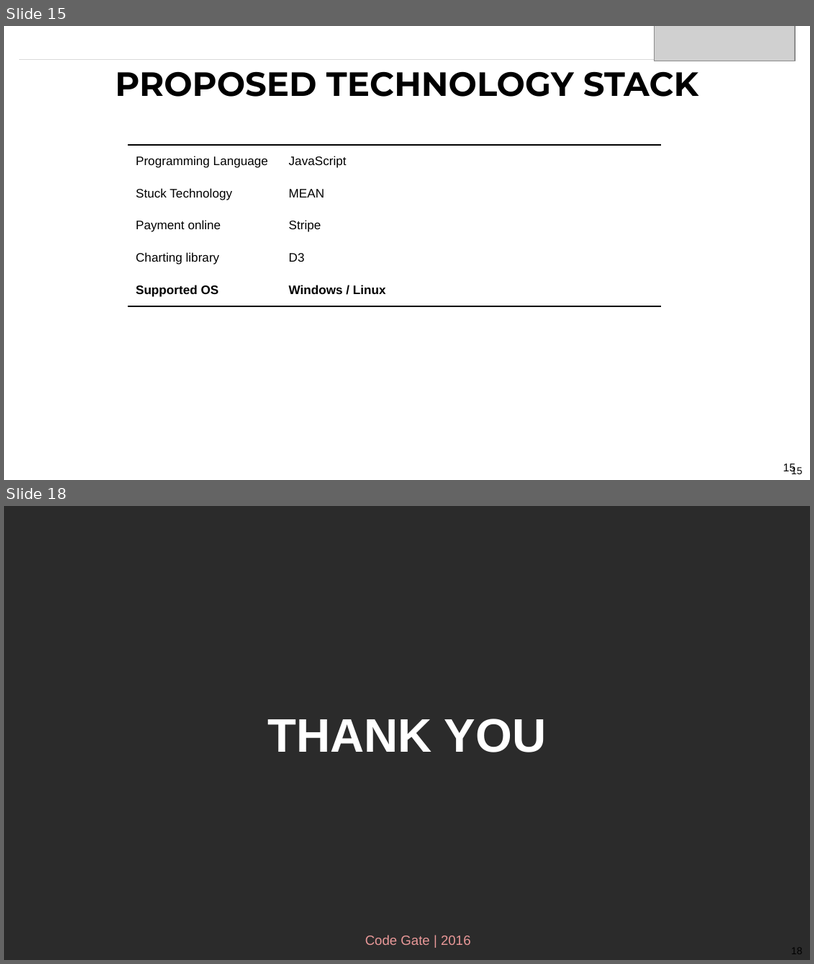
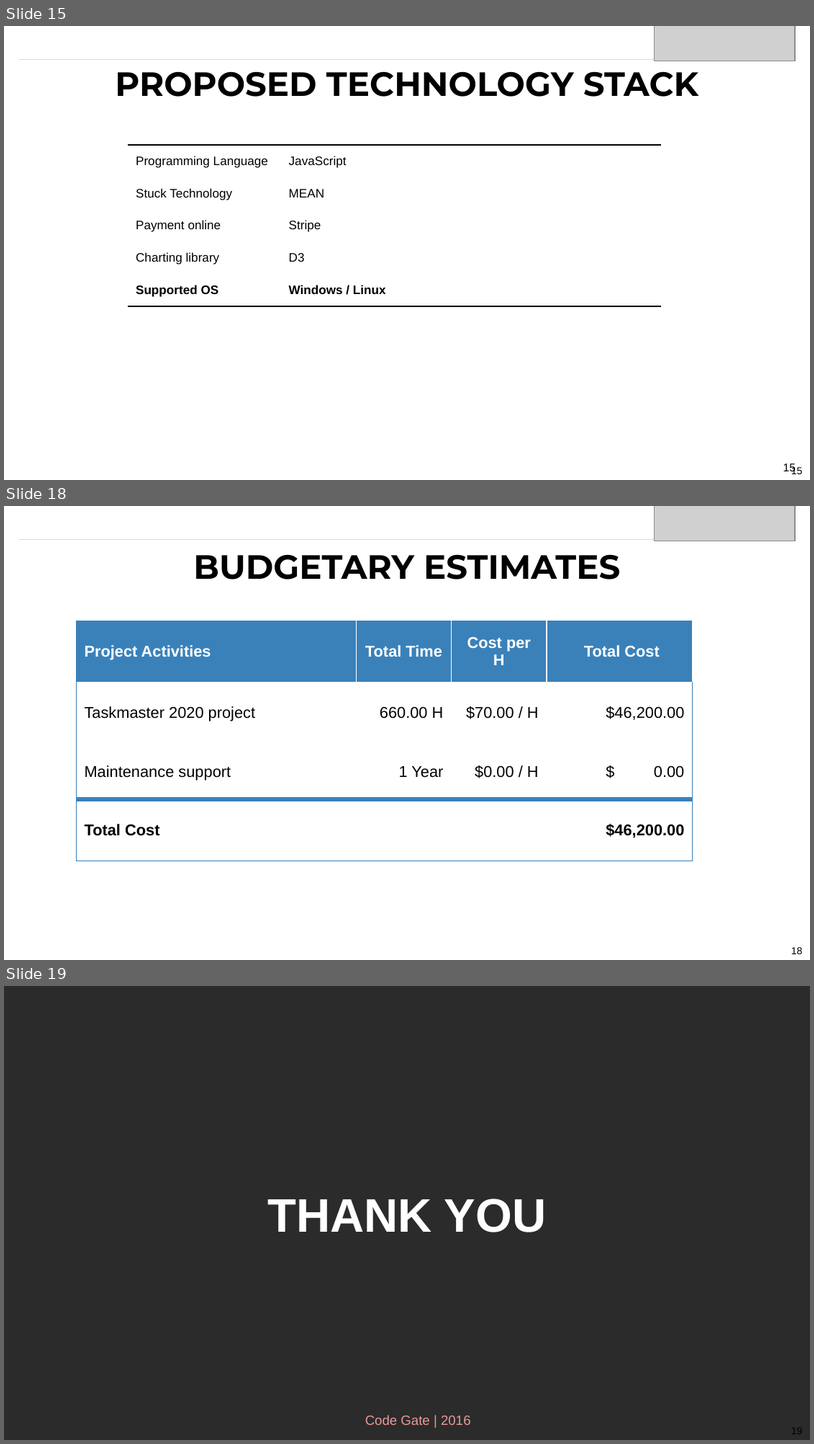
Before and after one commit to eaitbrahim/Taskmaster2020, a slide deck: WorkEstimate/Code Gate Proposal to Eisbrennerpg for Modapts App.pptx. Shown one above the other, each under a label of ours: slides 15 and 18 before the commit, slides 15, 18 and 19 after it; the slides between them are not shown. The pictures are 814x964 and 814x1444 pixels, drawn with LibreOffice and Linux fonts; fonts in the diff are those of the drawing; grey boxes stand for pictures; background and template pictures are left out; a plain dark background stands for a picture behind light text. Boxes give left, top, right and bottom in pixels: in the first picture for what was removed or moved away, otherwise in the second. Text is boxed around its words. In the diff, an @@ line names an element or a change of style, - is before the commit and + after.

Commit message:
Adding budget estimation

```diff
--- a/WorkEstimate/Code Gate Proposal to Eisbrennerpg for Modapts App.pptx
+++ b/WorkEstimate/Code Gate Proposal to Eisbrennerpg for Modapts App.pptx
@@ slide 18 added at [4, 506, 810, 960], background #FFFFFF; not listed: 1 template element that a slide beside it also shows @@
@@ picture added at [655, 506, 796, 541] @@
@@ line added from (19, 540) to (795, 540), #D9D9D9 0.75 pt @@
@@ title added at [193, 554, 620, 579], 30 pt, text #000000, bold @@
+BUDGETARY ESTIMATES
@@ table added at [77, 620, 692, 861], 4 rows, 4 columns @@
+Project Activities | Total Time | Cost per H | Total Cost
+Taskmaster 2020 project | 660.00 H | $70.00 / H | $46,200.00
+Maintenance support | 1 Year | $0.00 / H | $ 0.00
+Total Cost |  |  | $46,200.00
@@ what was slide 18 is now slide 19 @@
```
Also in this commit, not shown: 2 slides changed.
